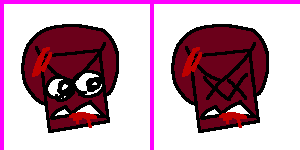
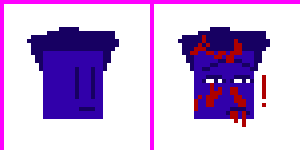
Layers edited between the first and the second 300x150 image:
hid "bloody john" over [21, 24, 269, 133]
added layer "classic john?????? leak?!!?!?!??!!11!11" above "john" over [27, 27, 270, 127]
